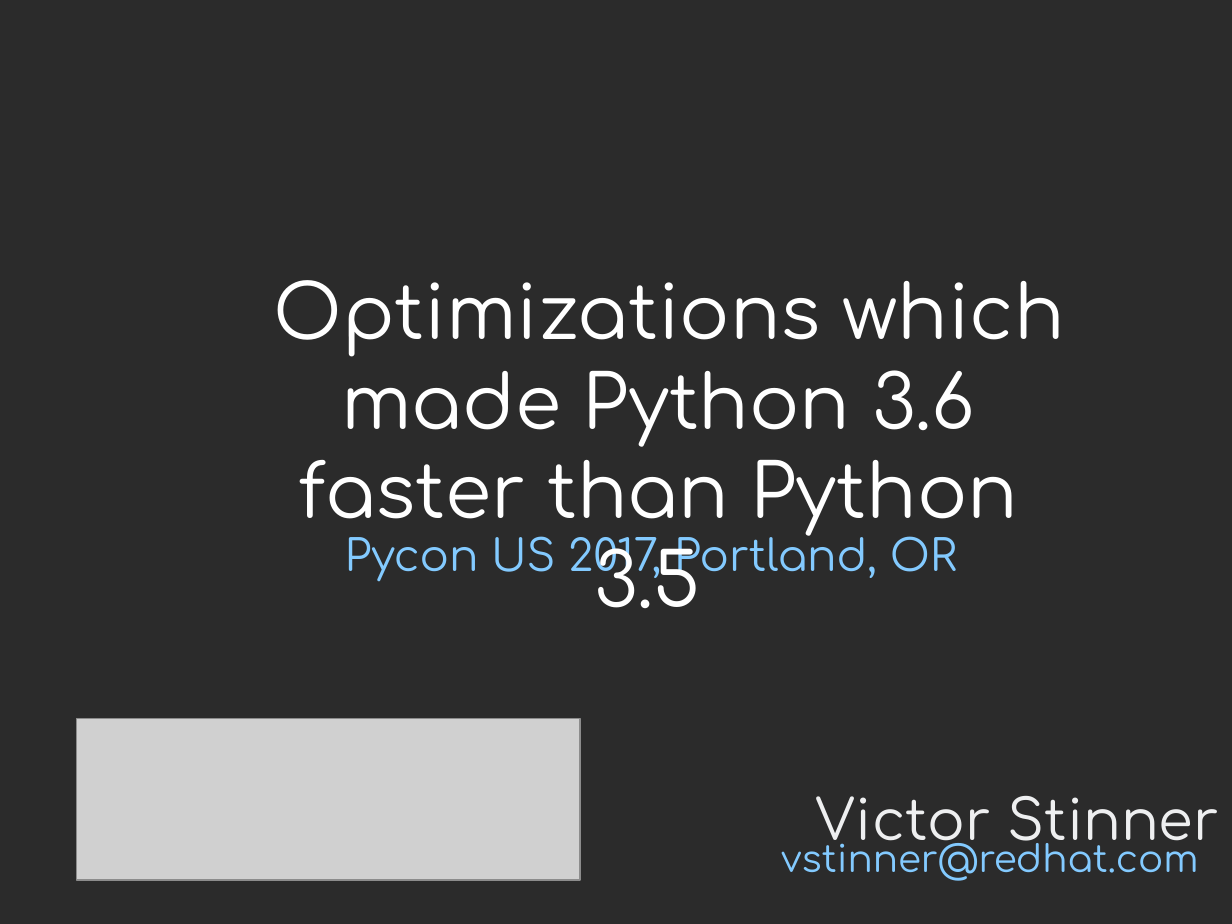
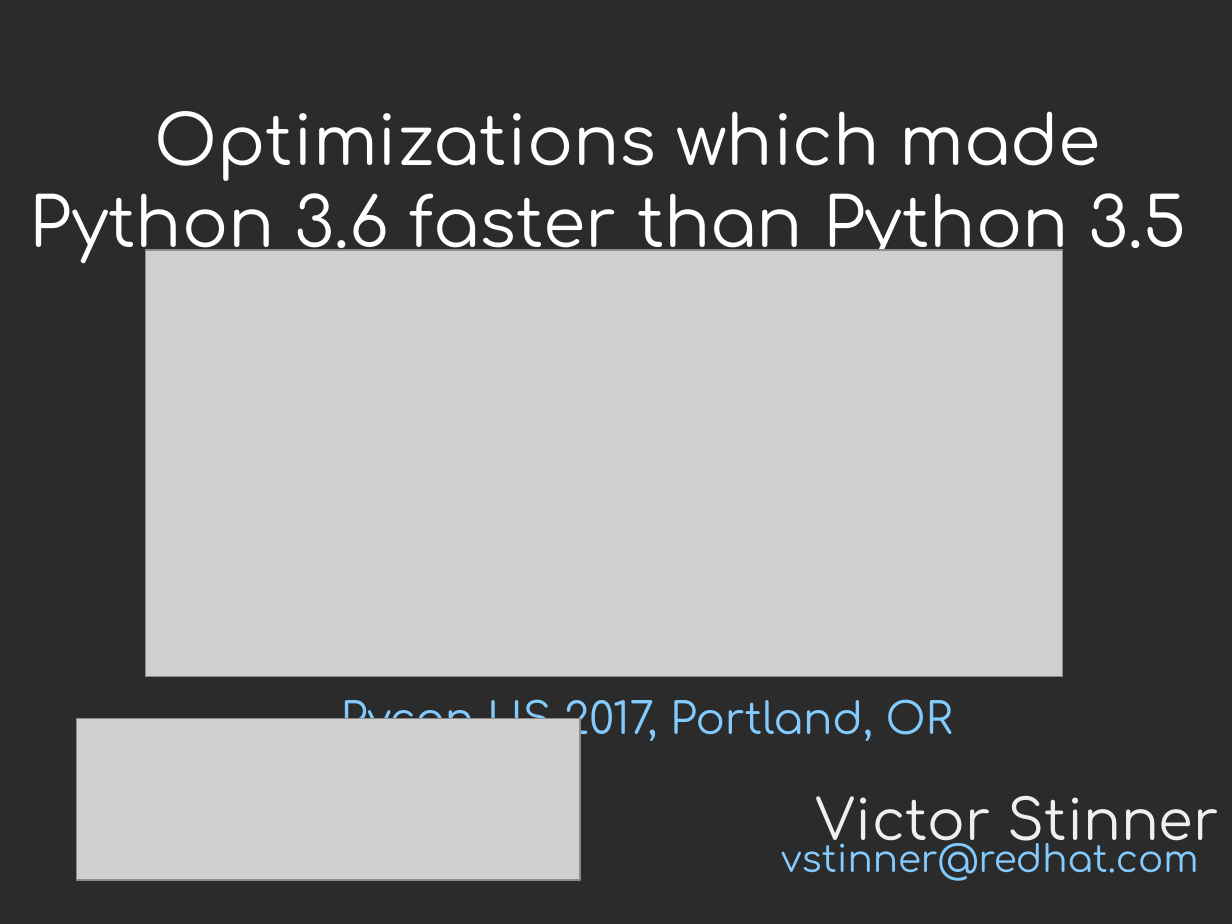
Before and after one commit to vstinner/talks, a slide deck: slide 1 of 2017-PyconUS/python36_opt.odp. Drawn at 1232x924 pixels with LibreOffice and Linux fonts; fonts in the diff are those of the drawing; grey boxes stand for pictures; background and template pictures are left out; a plain dark background stands for a picture behind light text. Boxes give left, top, right and bottom in pixels: in the first picture for what was removed or moved away, otherwise in the second. Text is boxed around its words. In the diff, an @@ line names an element or a change of style, - is before the commit and + after.

Commit message:
PyconUS 2017

```diff
--- a/2017-PyconUS/python36_opt.odp
+++ b/2017-PyconUS/python36_opt.odp
@@ text "Optimizations which made Python 3.6 ...": place and size @@
-text "Optimizations which made Python 3.6 ..." at bbox=[274, 280, 1065, 608]
+text "Optimizations which made Python 3.6 ..." at bbox=[29, 111, 1187, 264]
@@ text "Optimizations which made Python 3.6 ..." at bbox=[29, 111, 1187, 264]: size 48 to 44 pt @@
@@ picture added at bbox=[145, 250, 1063, 676] @@
@@ subtitle "Pycon US 2017, Portland, OR": place and size @@
-subtitle "Pycon US 2017, Portland, OR" at bbox=[345, 521, 957, 581]
+subtitle "Pycon US 2017, Portland, OR" at bbox=[341, 684, 953, 744]
```
Also in this commit, not shown: 18 other slides changed, 9 slides added, 1 other file.
